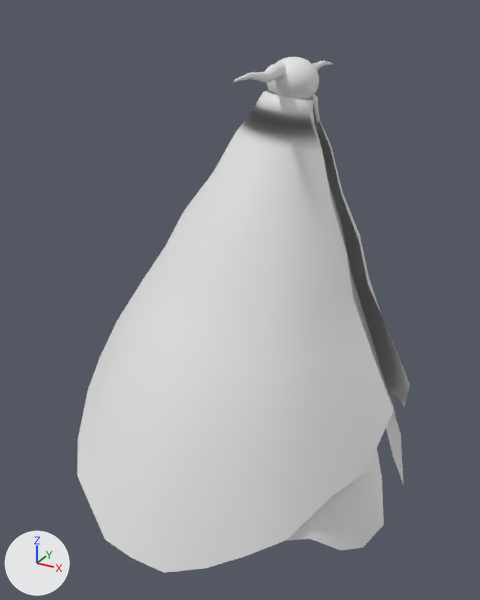
Renders of the FBX model Assets/Models/MothPeople/MothPeople_BW/MothPeople_BW.fbx from each side of a commit.
Both versions are drawn from a 50 mm camera at (5.08, -9.56, 4.47) aimed at (-0.6, 0.76, -0.69). The axes (+X, +Y, +Z) are drawn at lower left. The lights are the same throughout. The picture after the commit comes second. Materials are left out; every surface is plain grey. Where no turn or scale is listed for an object, it has been applied to the vertices.

The scene before the commit, as lines of its bpy script (objects in view):
```python
me_cone_001 = bpy.data.meshes.new('Cone.001')
me_cone_001.from_pydata(...)  # 2232 vertices, 2128 faces; spans x -4.42..2.07, y -3.94..3.71, z -6.6..1.75
me_cone_001.materials.append(mat_mat_mothpeople_01)
ob_mothpeople_01 = bpy.data.objects.new('MothPeople_01', me_cone_001)
ob_mothpeople_01.location = (0.65, 1.05, 1.99)
```
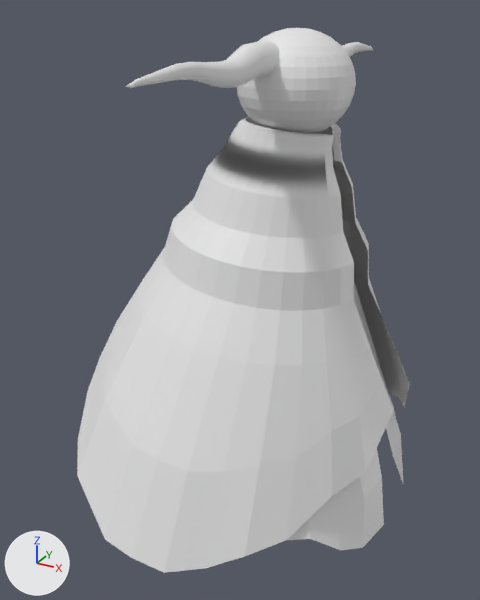
Commit message: MothPeople Updates

Pixel boxes [x1, y1, x2, y2] of what changed, in the pictures (480 x 600 px; the box of a moved part takes in the faces that stretch with it):
'MothPeople_01', reshaped
    before: [77, 57, 410, 573]
    after: [77, 28, 410, 573]
part 1 of me_cone_001, added
    after: [342, 42, 373, 57]
part 2 of me_cone_001, moved or reshaped
    before: [233, 63, 286, 83]
    after: [125, 41, 279, 88]
part 3 of me_cone_001, deleted
    before: [267, 57, 319, 100]
part 4 of me_cone_001, moved or reshaped
    before: [163, 61, 369, 311]
    after: [163, 28, 369, 311]

The change, as a diff of the scene's bpy script:
```diff
--- a/Assets/Models/MothPeople/MothPeople_BW/MothPeople_BW.fbx.py
+++ b/Assets/Models/MothPeople/MothPeople_BW/MothPeople_BW.fbx.py
@@ me_cone_001 @@
 # used by ob_mothpeople_01; location = (0.65, 1.05, 1.99)
-me_cone_001.from_pydata(...)  # 2232 vertices, 2128 faces; spans x -4.42..2.07, y -3.94..3.71, z -6.6..1.75
+me_cone_001.from_pydata(...)  # 2232 vertices, 2127 faces; spans x -4.42..2.07, y -4.34..4.32, z -6.6..2.19
+# me_cone_001 part 1: the loose piece of 449 vertices spanning x -0.56..-0.33, y 0.2..1.9, z 1.41..1.68 is copied, and the copy is scaled about its middle by 2.26, then moved by (-0.01, 1.34, 0.19); it spans x -0.72..-0.19, y 0.47..4.32, z 1.43..2.04
+# me_cone_001 part 2: the loose piece of 449 vertices spanning x -0.57..-0.36, y -1.93..-0.25, z 1.41..1.68 is scaled about its middle by 2.26, then moved by (-0.04, -1.36, 0.18)
+# me_cone_001 part 3: the loose piece of 482 vertices spanning x -0.83..0.04, y -0.45..0.42, z 0.99..1.75 is deleted
+# me_cone_001 part 4: 2 vertices moved within x -0.51, y -0.66..0.63, z 0.13; 832 vertices removed from x -2.33..0.84, y -1.63..1.9, z -1.33..1.68; 865 vertices added at x -2.55..1.0, y -1.82..1.82, z -1.49..2.19
```
